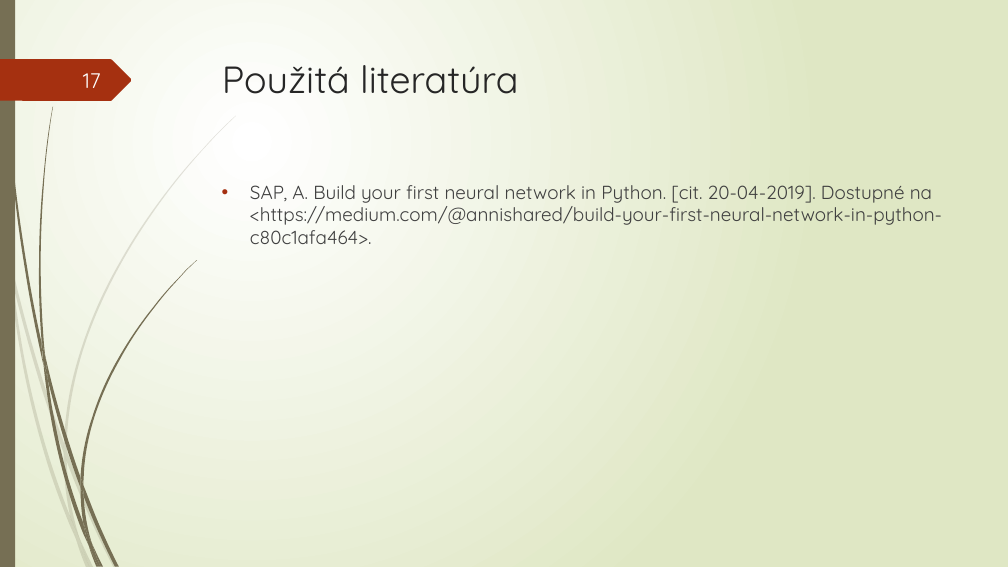
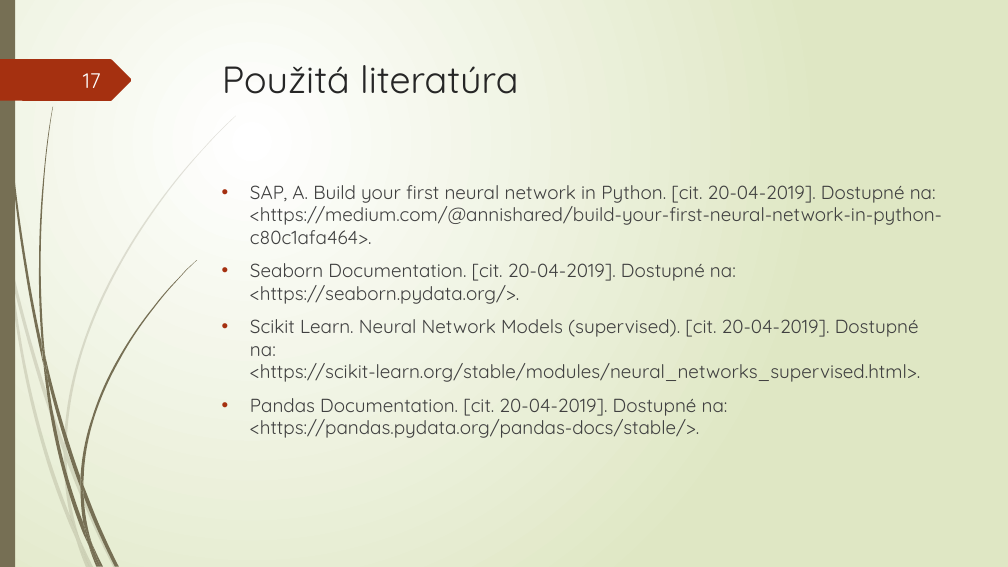
Before and after one commit to ColdThor/Fodor_NS2019, a slide deck: slide 17 of Fodor_MLP.pptx. Drawn at 1008x567 pixels with LibreOffice and Linux fonts; fonts in the diff are those of the drawing. Boxes give left, top, right and bottom in pixels: in the first picture for what was removed or moved away, otherwise in the second. Text is boxed around its words. In the diff, an @@ line names an element or a change of style, - is before the commit and + after.

Commit message:
Added presentation

```diff
--- a/Fodor_MLP.pptx
+++ b/Fodor_MLP.pptx
@@ text at <box>250,185,942,438</box>: text changed @@
-• SAP, A. Build your first neural network in Python. [cit. 20-04-2019]. Dostupné na <https://medium.com/@annishared/build-your-first-neural-network-in-python-c80c1afa464>.
+• SAP, A. Build your first neural network in Python. [cit. 20-04-2019]. Dostupné na: <https://medium.com/@annishared/build-your-first-neural-network-in-python-c80c1afa464>.
+• Seaborn Documentation. [cit. 20-04-2019]. Dostupné na: <https://seaborn.pydata.org/>.
+• Scikit Learn. Neural Network Models (supervised). [cit. 20-04-2019]. Dostupné na: <https://scikit-learn.org/stable/modules/neural_networks_supervised.html>.
+• Pandas Documentation. [cit. 20-04-2019]. Dostupné na: <https://pandas.pydata.org/pandas-docs/stable/>.
```
